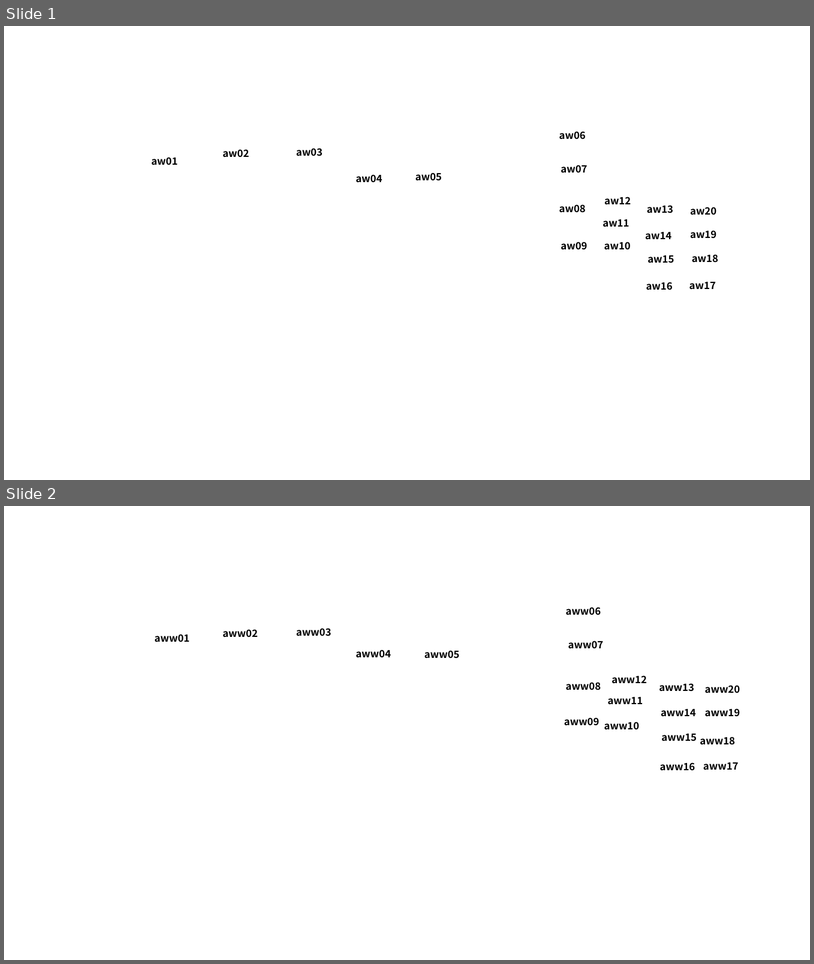
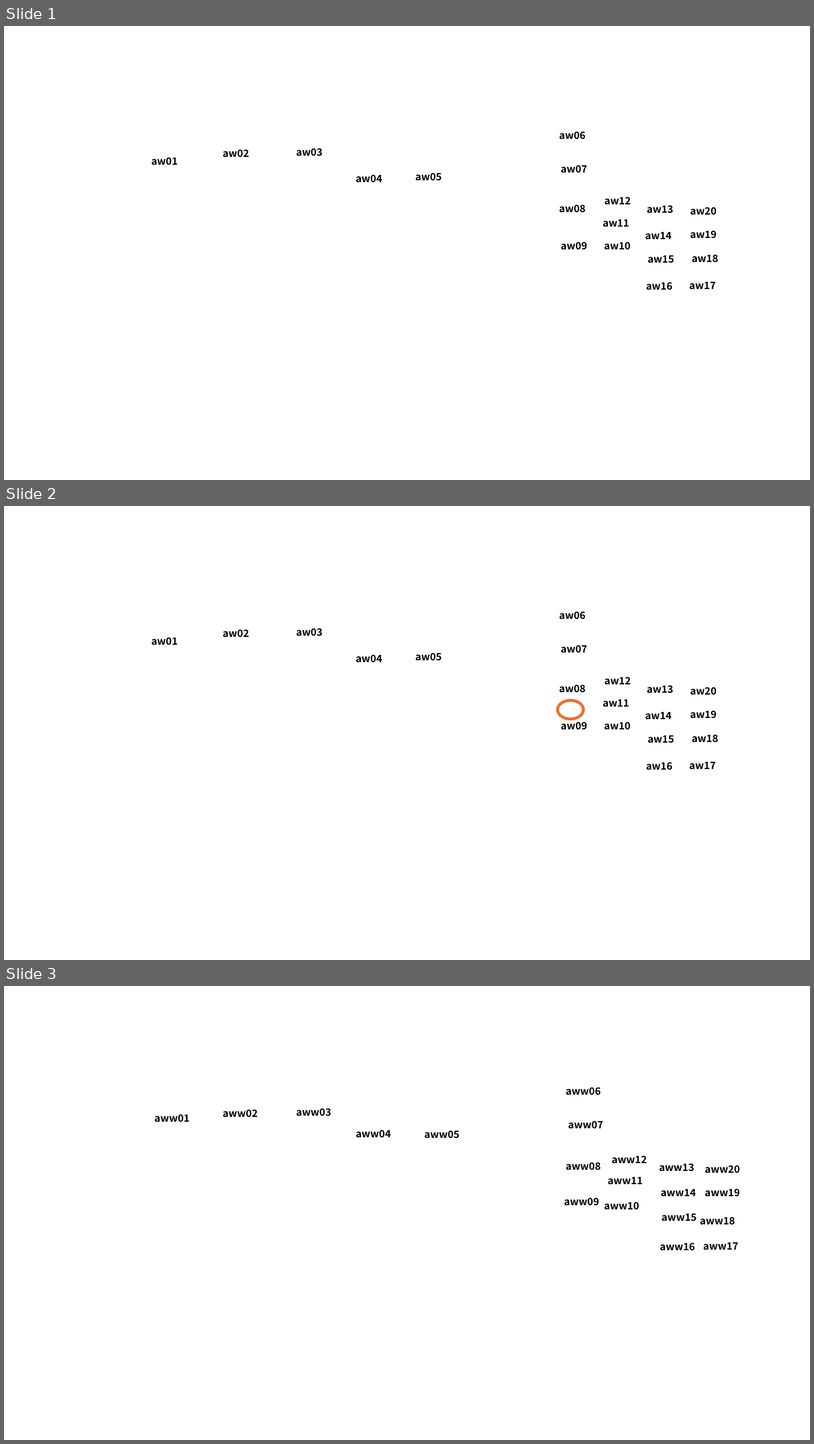
Before and after one commit to kpab/last-research, a slide deck: 壁置き方図.pptx. Shown one above the other, each under a label of ours: slides 1 and 2 before the commit, slides 1, 2 and 3 after it. The pictures are 814x964 and 814x1444 pixels, drawn with LibreOffice and Linux fonts; fonts in the diff are those of the drawing; background and template pictures are left out. Boxes give left, top, right and bottom in pixels: in the first picture for what was removed or moved away, otherwise in the second. Text is boxed around its words. In the diff, an @@ line names an element or a change of style, - is before the commit and + after.

```diff
--- a/壁置き方図.pptx
+++ b/壁置き方図.pptx
@@ slide 2 added at bbox=[4, 506, 810, 960], background picture (left out) @@
@@ text added at bbox=[560, 611, 586, 619], 12 pt, text #000000, bold @@
+aw06
@@ text added at bbox=[223, 629, 249, 637], 12 pt, text #000000, bold @@
+aw02
@@ text added at bbox=[296, 628, 323, 636], 12 pt, text #000000, bold @@
+aw03
@@ text added at bbox=[152, 637, 178, 645], 12 pt, text #000000, bold @@
+aw01
@@ text added at bbox=[561, 645, 587, 653], 12 pt, text #000000, bold @@
+aw07
@@ text added at bbox=[356, 654, 383, 663], 12 pt, text #000000, bold @@
+aw04
@@ text added at bbox=[416, 652, 442, 661], 12 pt, text #000000, bold @@
+aw05
@@ text added at bbox=[560, 684, 586, 693], 12 pt, text #000000, bold @@
+aw08
@@ text added at bbox=[605, 676, 631, 685], 12 pt, text #000000, bold @@
+aw12
@@ text added at bbox=[647, 685, 674, 693], 12 pt, text #000000, bold @@
+aw13
@@ donut added at bbox=[556, 699, 586, 721], fill #E97132, outline #FFFFFF 1.5 pt @@
@@ text added at bbox=[603, 699, 629, 707], 12 pt, text #000000, bold @@
+aw11
@@ text added at bbox=[690, 687, 717, 695], 12 pt, text #000000, bold @@
+aw20
@@ text added at bbox=[561, 719, 587, 730], 12 pt, text #000000, bold @@
+aw09
@@ text added at bbox=[605, 721, 631, 730], 12 pt, text #000000, bold @@
+aw10
@@ text added at bbox=[645, 712, 672, 720], 12 pt, text #000000, bold @@
+aw14
@@ text added at bbox=[690, 710, 717, 718], 12 pt, text #000000, bold @@
+aw19
@@ text added at bbox=[648, 735, 674, 743], 12 pt, text #000000, bold @@
+aw15
@@ text added at bbox=[692, 734, 719, 742], 12 pt, text #000000, bold @@
+aw18
@@ text added at bbox=[647, 762, 673, 769], 12 pt, text #000000, bold @@
+aw16
@@ text added at bbox=[690, 762, 716, 769], 12 pt, text #000000, bold @@
+aw17
@@ what was slide 2 is now slide 3 @@
```
Also in this commit, not shown: 6 other files.
